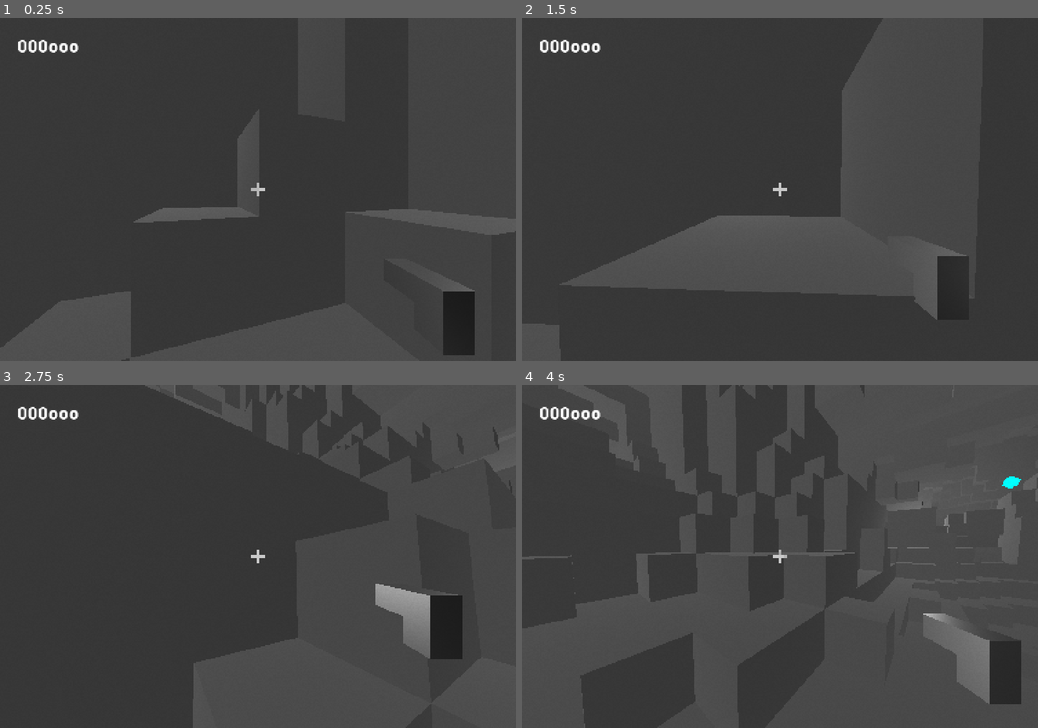
Above: before the commit, frames 1-4 (two rows, left to right).
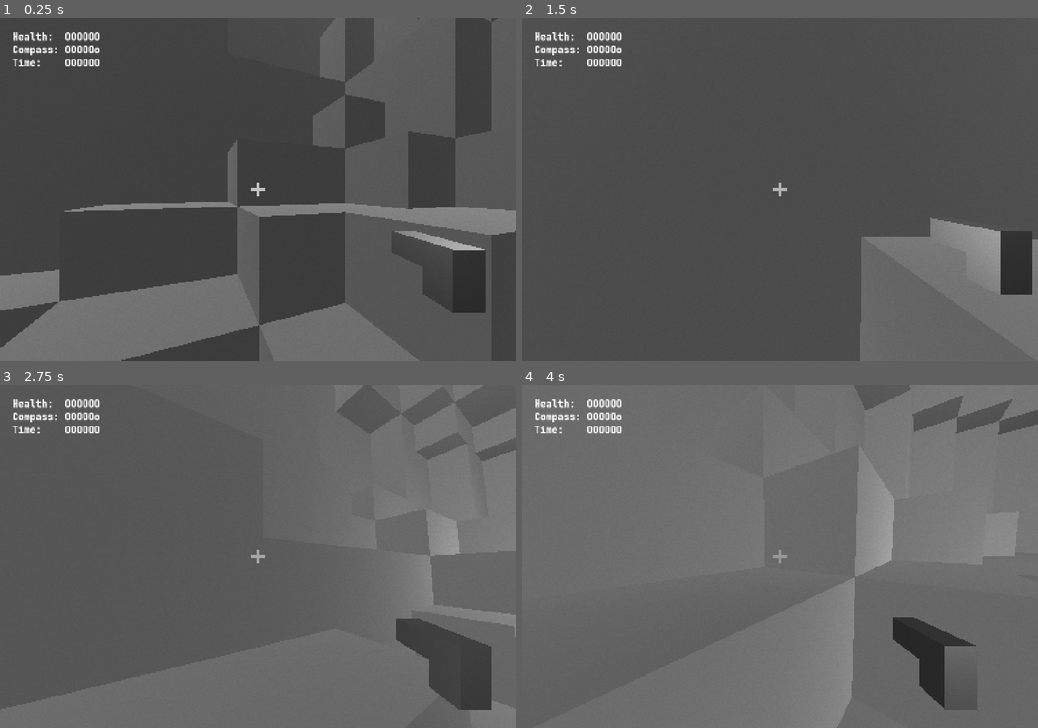
Above: after the commit, the same moments.

Repository: RoquefortCheese/AOU
Game: Godot game, scene res://main.tscn
Two runs of this game, one before a commit and one after it. Both use one fixed random seed, a clock stepped at 60 frames per second and the inputs below. The engine's default icon, where the game draws it, is replaced by a stand-in: a white triangle on a blue panel in a dark square.
Inputs (mouse positions are in pixels of both pictures, inside the frame that each line leads up to):
- Up to frame 1 (0.25 s): no input
- Up to frame 2 (1.5 s): tap Enter at 0.5 s; move the mouse to (805, 189) at 0.52 s; hold Up (forward) from 0.53 s (still down); tap Space (jump) at 0.6, 0.77, 1.07 s; move the mouse to (754, 189) at 1.27 s; click (754, 189) at 1.35 s
- Up to frame 3 (2.75 s): keep holding Up (forward); tap Space (jump) at 1.52, 1.55, 1.82, 2.3 s; move the mouse to (268, 549) at 2.02 s; right-click (268, 549) at 2.1 s
- Up to frame 4 (4 s): keep holding Up (forward); move the mouse to (774, 563) at 2.77 s; tap Alt at 2.85 s; tap Space (jump) at 3.02, 3.05, 3.32, 3.77, 3.8 s; move the mouse to (816, 559) at 3.52 s; tap Shift at 3.6 s

The runs differ from the first frame. In frame 1, 27% of the frame differs, in the area x 0-100%, y 0-100%; in frame 2, 16%; in frame 3, 91%; in frame 4, 84%.

Commit message:
improvement to vines and more restructuring/bugfixes

Diff:
--- a/anomaly.gd
+++ b/anomaly.gd
@@ -108,7 +108,7 @@
 	for i in get_slide_collision_count():
 		if get_slide_collision(i).get_collider() == Global.player:
 			die(Global.player.position)
-			print("ouch")
+			Global.player.impacthealth(-1)
 			break
 
 func die(source: Vector3):
--- a/chamber.gd
+++ b/chamber.gd
@@ -24,8 +24,10 @@
 var entities: Array[PhysicsBody3D]
 var anomalies: Array[CharacterBody3D]
 var door: StaticBody3D
-var time: float
-var score: int
+var doorpos: Vector3
+var timebudget: float
+var cyclesdone: int
+var starttime: float
 
 func rescale(value: float, minval: float, maxval: float):
 	return value * (maxval - minval) / 2 + (maxval + minval) / 2
@@ -62,23 +64,38 @@
 	self.dice = dice
 	terragen()
 	print("terra genned!")
+	if not goodfloodfill():
+		print("regenerating...")
+		create(dice)
+		return
 	placefeatures()
 	print("features placed!")
+	print("cave aquifered!")
 	createmeshes()
 	print("meshes created!")
+	anomalize()
+	print("anomalies materialized!")
 	welcomeplayer()
 	print("player welcomed!")
-	anomalize()
-	print("anomalies materialized!")
 	print("done!")
+	self.starttime = Time.get_ticks_msec()
 
 func terragen():
-	size = floor(2 ** dice.randf_range(7, 7)) ###
+	metaterragen()
+	actualterragen()
+	if len(air) == 0:
+		terragen()
+		return
+
+func metaterragen():
+	size = floor(2 ** dice.randf_range(5.5, 7.5)) ###
 	noise = FastNoiseLite.new()
 	noise.seed = dice.randi()
 	noise.noise_type = FastNoiseLite.TYPE_SIMPLEX
 	noise.frequency = 0.2 / sqrt(size) * 2 ** dice.randf_range(-0.5, 0.5)
 	noise.fractal_octaves = 4
+
+func actualterragen():
 	for x in size:
 		for y in size:
 			for z in size:
@@ -90,22 +107,8 @@
 					setvox(point, Global.Vox.STONE)
 				else:
 					setvox(point, Global.Vox.AIR)
-	for x in size:
-		for z in size:
-			var streak = 0
-			for y in size + 1:
-				var point = Vector3(x, y, z)
-				if point in voxmap and voxmap[point] == Global.Vox.AIR:
-					streak += 1
-				else:
-					if streak < 3:
-						for yy in range(y - streak, y):
-							setvox(Vector3(x, yy, z), Global.Vox.STONE)
-					streak = 0
-	if len(air) == 0:
-		terragen()
-		return
-	print("floodfilling...")
+
+func goodfloodfill():
 	var frontier = [randomair()]
 	var flood = {frontier[0]: true}
 	while true:
@@ -113,7 +116,7 @@
 		for point in frontier:
 			for disp in cardinals:
 				var npoint = point + disp
-				if npoint not in flood and voxmap[npoint] == Global.Vox.AIR:
+				if npoint not in flood and Global.meshtypes[voxmap[npoint]] != Global.MeshType.CUBE:
 					flood[npoint] = true
 					newfrontier.append(npoint)
 		frontier = newfrontier
@@ -123,11 +126,10 @@
 	for point in air:
 		if point not in flood:
 			filling.append(point)
+	print(len(filling))
 	for point in filling:
 		setvox(point, Global.Vox.STONE)
-	if len(air) < size ** 3 * 2 ** -4.:
-		print("regenerating...")
-		terragen()
+	return len(air) >= size ** 3 * 2 ** -4.
 
 func calculatestuff():
 	for x in size:
@@ -135,7 +137,7 @@
 			var ground = null
 			for y in size:
 				var point = Vector3(x, y, z)
-				if voxmap[point] == Global.Vox.AIR:
+				if Global.meshtypes[voxmap[point]] != Global.MeshType.CUBE:
 					if ground == null:
 						ground = point
 					groundmap[point] = ground
@@ -147,6 +149,7 @@
 	calculatestuff()
 	placedoor()
 	featureterrain()
+	fillsmallgaps()
 
 func featureterrain():
 	for feature in Global.player.features:
@@ -155,9 +158,10 @@
 func placedoor():
 	door = doorscene.instantiate()
 	door.position = spawnpoint()
-	for x in range(door.position.x - 1, door.position.x + 2):
-		for z in range(door.position.z - 1, door.position.z + 2):
-			setvox(Vector3(x, door.position.y - 1, z), Global.Vox.STONE)
+	doorpos = door.position - Vector3(0.5, 0, 0.5)
+	for x in range(doorpos.x - 1, doorpos.x + 2):
+		for z in range(doorpos.z - 1, doorpos.z + 2):
+			setvox(Vector3(x, doorpos.y - 1, z), Global.Vox.STONE)
 	entities.append(door)
 	add_child(door)
 
@@ -171,7 +175,7 @@
 			for dir in Global.pm:
 				var disp = Vector3.ZERO
 				disp[axis] += dir
-				if voxmap[point + disp] != Global.Vox.AIR:
+				if Global.meshtypes[voxmap[point + disp]] == Global.MeshType.CUBE:
 					hidden = true
 			if not hidden:
 				isnook = false
@@ -200,13 +204,26 @@
 		light.omni_range = volumefactor * 2 ** dice.randf_range(-1, 1)
 		light.light_energy = 4
 		light.position = point + Vector3.ONE / 2.
-		print(light.position)
 		add_child(light)
 		setvox(point, Global.Vox.LIGHT)
 
+func fillsmallgaps():
+	for x in size:
+		for z in size:
+			var streak = 0
+			for y in size + 1:
+				var point = Vector3(x, y, z)
+				if point in voxmap and Global.meshtypes[voxmap[point]] != Global.MeshType.CUBE:
+					streak += 1
+				else:
+					if streak < 3:
+						for yy in range(y - streak, y):
+							setvox(Vector3(x, yy, z), Global.Vox.STONE)
+					streak = 0
+
 func createmeshes():
 	for voxtype in Global.Vox.values():
-		if voxtype != Global.Vox.AIR:
+		if Global.meshtypes[voxtype] != Global.MeshType.AIR:
 			var st = SurfaceTool.new()
 			st.begin(Mesh.PRIMITIVE_TRIANGLES)
 			st.set_material(Global.materials[voxtype])
@@ -216,13 +233,13 @@
 			for z in size:
 				var point = Vector3(x, y, z)
 				var voxtype = voxmap[point]
-				if voxtype != Global.Vox.AIR:
+				if Global.meshtypes[voxtype] != Global.MeshType.AIR:
 					var st = surfacetools[voxtype]
 					var meshtype = Global.meshtypes[voxtype]
 					if meshtype == Global.MeshType.CUBE:
 						for disp in cardinals:
 							var npoint = point + disp
-							if npoint in voxmap and (voxmap[npoint] == Global.Vox.AIR or Global.meshtypes[voxmap[npoint]] != Global.MeshType.CUBE):
+							if npoint in voxmap and Global.meshtypes[voxmap[npoint]] != Global.MeshType.CUBE:
 								st.append_from(face, 0, Transform3D(bases[disp], point + disp / 2. + Vector3.ONE / 2.))
 					if meshtype == Global.MeshType.PLANT:
 						for basis in plantbases:
@@ -233,11 +250,12 @@
 			var meshinstance = MeshInstance3D.new()
 			meshinstance.mesh = st.commit()
 			if meshinstance.mesh.get_surface_count() != 0:
-				if voxtype != Global.Vox.GOLDENVINE:
+				if voxtype != Global.Vox.PILLARVINE:
 					meshinstance.create_trimesh_collision()
 				add_child(meshinstance)
 
 func anomalize():
+	Global.player.position = spawnpoint()
 	for i in len(air) * 2 ** -12.5:
 		var anomaly = anomscene.instantiate()
 		anomaly.create(dicechoose([Color.MAGENTA, Color.BLUE, Color.CYAN]))
@@ -247,25 +265,36 @@
 		add_child(anomaly)
 
 func welcomeplayer():
-	Global.player.position = spawnpoint()
 	Global.player.process_mode = Node.PROCESS_MODE_ALWAYS
 	Input.mouse_mode = Input.MOUSE_MODE_CAPTURED
-	time = 0
+	timebudget = approxsidelen() * 2.0
+	cyclesdone = 0
 
 func _process(delta: float):
+	countdown()
 	updatelabel(delta)
+
+func countdown():
+	if floor(Global.time() / timebudget) > cyclesdone:
+		Global.player.impacthealth(-1)
+		cyclesdone += 1
 
 func updatelabel(delta: float):
 	$StatLabel.text = ""
-	# $StatLabel.text += updatescore(delta) + "\n"
+	$StatLabel.text += updatehealth() + "\n"
 	$StatLabel.text += updatecompass() + "\n"
-
-func updatescore(delta: float):
-	time += delta
-	score = 1024 / 2 ** (time / 60)
-	return str(score)
+	$StatLabel.text += updatecountdown() + "\n"
+
+func OoOoOo(quantity: String, amount: int):
+	return quantity + ":" + " ".repeat(8 - len(quantity)) + "O".repeat(amount) + "o".repeat(6 - amount)
+
+func updatehealth():
+	return OoOoOo("Health", Global.player.health)
 
 func updatecompass():
 	var prox = 1 - min(1, Global.dist(Global.player.position, door.position) / (approxsidelen() * sqrt(3)))
-	var strength = ceilf(prox * 6)
-	return "O".repeat(strength) + "o".repeat(6 - strength)
+	return OoOoOo("Compass", ceilf(prox * 6))
+
+func updatecountdown():
+	var timeleft = 1 - (fmod(Global.time(), timebudget) / timebudget)
+	return OoOoOo("Time", min(6, floor(timeleft * 7)))
--- a/chamber.tscn
+++ b/chamber.tscn
@@ -11,7 +11,7 @@
 [sub_resource type="LabelSettings" id="LabelSettings_f7isl"]
 line_spacing = 0.0
 font = ExtResource("4_s3137")
-font_size = 50
+font_size = 28
 shadow_size = 0
 
 [node name="Chamber" type="Node" unique_id=684829429]
@@ -21,9 +21,8 @@
 doorscene = ExtResource("3_ngk1o")
 
 [node name="StatLabel" type="Label" parent="." unique_id=1351575785]
-offset_left = 50.0
-offset_top = 50.0
-offset_right = 90.0
-offset_bottom = 90.0
-text = "████"
+offset_left = 36.0
+offset_top = 36.0
+offset_right = 164.0
+offset_bottom = 164.0
 label_settings = SubResource("LabelSettings_f7isl")
--- a/doorstone.gd
+++ b/doorstone.gd
@@ -5,11 +5,11 @@
 
 static func generate():
 	var cham = Global.chamber
-	var doorpos = cham.door.position
+	var doorpos = cham.doorpos
 	var cuberadius = cham.approxsidelen() * sqrt(3) / 4
-	for x in range(doorpos.x - cuberadius, doorpos.x + cuberadius + 1):
-		for y in range(doorpos.y - cuberadius, doorpos.y + cuberadius + 1):
-			for z in range(doorpos.z - cuberadius, doorpos.z + cuberadius + 1):
+	for x in range(floor(doorpos.x - cuberadius), ceil(doorpos.x + cuberadius) + 1):
+		for y in range(floor(doorpos.y - cuberadius), ceil(doorpos.y + cuberadius) + 1):
+			for z in range(floor(doorpos.z - cuberadius), ceil(doorpos.z + cuberadius) + 1):
 				var point = Vector3(x, y, z)
 				if point in cham.voxmap and cham.voxmap[point] == Global.Vox.STONE:
 					cham.setvox(point, Global.Vox.DOORSTONE)
--- a/global.gd
+++ b/global.gd
@@ -1,7 +1,7 @@
 extends Node
 
-enum Vox {AIR, STONE, LIGHT, DOORSTONE, GOLDENVINE}
-enum MeshType {CUBE, PLANT}
+enum Vox {AIR, STONE, LIGHT, DOORSTONE, PILLARVINE}
+enum MeshType {AIR, CUBE, PLANT}
 @export var materials: Dictionary[Vox, Material]
 @export var meshtypes: Dictionary[Vox, MeshType]
 enum EquipmentType {PISTOL}
@@ -20,7 +20,7 @@
 	return (point2 - point1).length()
 
 func time():
-	return (Time.get_ticks_msec() - world.starttime) / 1000
+	return (Time.get_ticks_msec() - chamber.starttime) / 1000
 
 func flatten(vector: Vector3):
 	return vector * Vector3(1, 0, 1)
--- a/global.tscn
+++ b/global.tscn
@@ -18,6 +18,9 @@
 [sub_resource type="StandardMaterial3D" id="StandardMaterial3D_8tbuy"]
 cull_mode = 2
 albedo_color = Color(0, 1, 1, 1)
+distance_fade_mode = 2
+distance_fade_min_distance = 2.0
+distance_fade_max_distance = 2.0
 
 [node name="Global" type="Node" unique_id=1677589215]
 script = ExtResource("1_6q3x5")
@@ -28,10 +31,11 @@
 4: SubResource("StandardMaterial3D_8tbuy")
 })
 meshtypes = Dictionary[int, int]({
-1: 0,
-2: 0,
-3: 0,
-4: 1
+0: 0,
+1: 1,
+2: 1,
+3: 1,
+4: 2
 })
 equipment = Dictionary[int, PackedScene]({
 0: ExtResource("2_qxp0b")
--- a/goldenvine.gd
+++ b/pillarvine.gd
@@ -1,5 +1,5 @@
 extends TerrainFeature
-class_name GoldenVine  # we're going up, up, up, it's our moment...
+class_name PillarVine  # we're going up, up, up, it's our moment...
 
 static var cost = 1
 
@@ -12,7 +12,7 @@
 			var streak = []
 			for y in cham.size:
 				var point = Vector3(x, y, z)
-				if cham.voxmap[point] == Global.Vox.AIR:
+				if Global.meshtypes[cham.voxmap[point]] != Global.MeshType.CUBE and point != cham.doorpos:
 					streak.append(point)
 				else:
 					if len(streak) >= cham.approxsidelen():
@@ -29,4 +29,4 @@
 			finalvines.append(vine)
 	for vine in finalvines:
 		for point in vine:
-			cham.setvox(point, Global.Vox.GOLDENVINE)
+			cham.setvox(point, Global.Vox.PILLARVINE)
--- a/player.gd
+++ b/player.gd
@@ -7,8 +7,8 @@
 const acc = cruisespeed * -friction
 
 var equipment: Dictionary[String, Variant]
-var features: Array[Script] = [GoldenVine]
-var score: int
+var features: Array[Script] = [PillarVine]
+var health: int
 var pan: Vector3
 
 func currentblock():
@@ -20,7 +20,7 @@
 	pan = $Camera3D.rotation
 	$Camera3D/RayCast3D.add_exception(self)
 	equipment = {"leftclick": null, "rightclick": null}
-	score = 0
+	health = 6
 	equip("leftclick", Global.EquipmentType.PISTOL)
 
 func _physics_process(delta: float):
@@ -42,12 +42,11 @@
 	if Input.is_action_pressed("right"):
 		direction += Vector3.RIGHT
 	if Input.is_action_just_pressed("jump"):
-		if is_on_floor() or currentblock() == Global.Vox.GOLDENVINE:
+		if is_on_floor() or currentblock() == Global.Vox.PILLARVINE:
 			velocity.y = jumpspeed
 	direction = direction.rotated(Vector3.UP, $Camera3D.rotation.y).normalized() * acc * delta
 	velocity.x += direction.x
 	velocity.z += direction.z
-	#print(sqrt(velocity.x ** 2 + velocity.z ** 2))
 
 func handlecam(delta: float):
 	for axis in 2:
@@ -65,21 +64,20 @@
 		Input.mouse_mode = Input.MOUSE_MODE_CAPTURED
 
 func otherphysics(delta: float):
+	if not is_on_floor():
+		velocity.y -= 10 * delta
 	velocity.x *= exp(friction) ** delta
 	velocity.z *= exp(friction) ** delta
-	if not is_on_floor():
-		velocity.y -= 10 * delta
-	if currentblock() == Global.Vox.GOLDENVINE:
-		velocity.y *= exp(friction) ** delta
+	if currentblock() == Global.Vox.PILLARVINE:
+		for axis in 3:
+			velocity[axis] *= exp(friction) ** delta
 	move_and_slide()
 
 func belikelumi():
 	for i in get_slide_collision_count():
 		if get_slide_collision(i).get_collider() == Global.chamber.door:
-			score += Global.chamber.score
-			print(score)
+			impacthealth(1)
 			Global.world.enterdoor()
-			print("entered door???")
 			break
 
 func equip(hand: String, eqtype: Global.EquipmentType):
@@ -87,6 +85,14 @@
 	item.equip()
 	equipment[hand] = item
 
+func impacthealth(amount: int):
+	health = min(health + amount, 6)
+	if health < 0:
+		die()
+
+func die():
+	print("oh no!!!")
+
 func _input(event: InputEvent):
 	if event is InputEventMouseMotion:
 		if Input.mouse_mode == Input.MOUSE_MODE_CAPTURED:
--- a/world.gd
+++ b/world.gd
@@ -2,7 +2,6 @@
 class_name World
 
 @export var chamberscene: PackedScene
-var starttime: float
 var dice: RandomNumberGenerator
 
 func _ready():
@@ -11,7 +10,7 @@
 	loadchamber()
 
 func setglobals():
-	Global.worldseed = randi()
+	Global.worldseed = 985991134
 	print("world seed: " + str(Global.worldseed))
 	Global.world = self
 
Not shown, removed: goldenvine.gd.uid
Not shown, added: pillarvine.gd.uid
